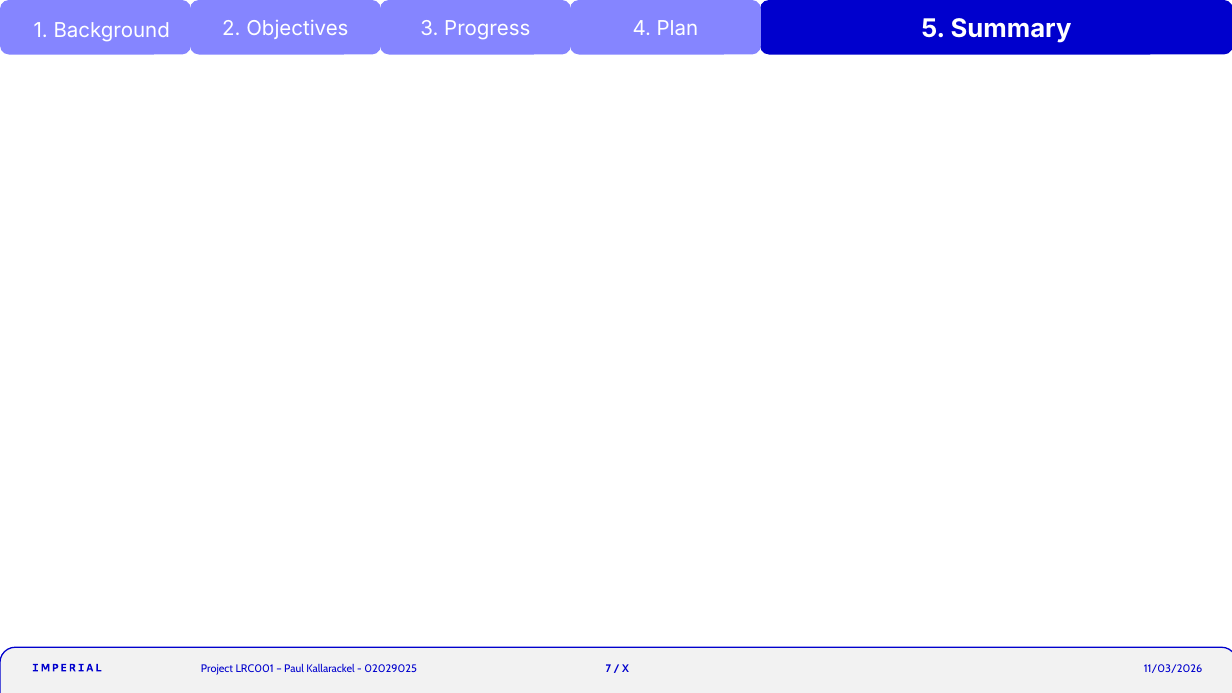
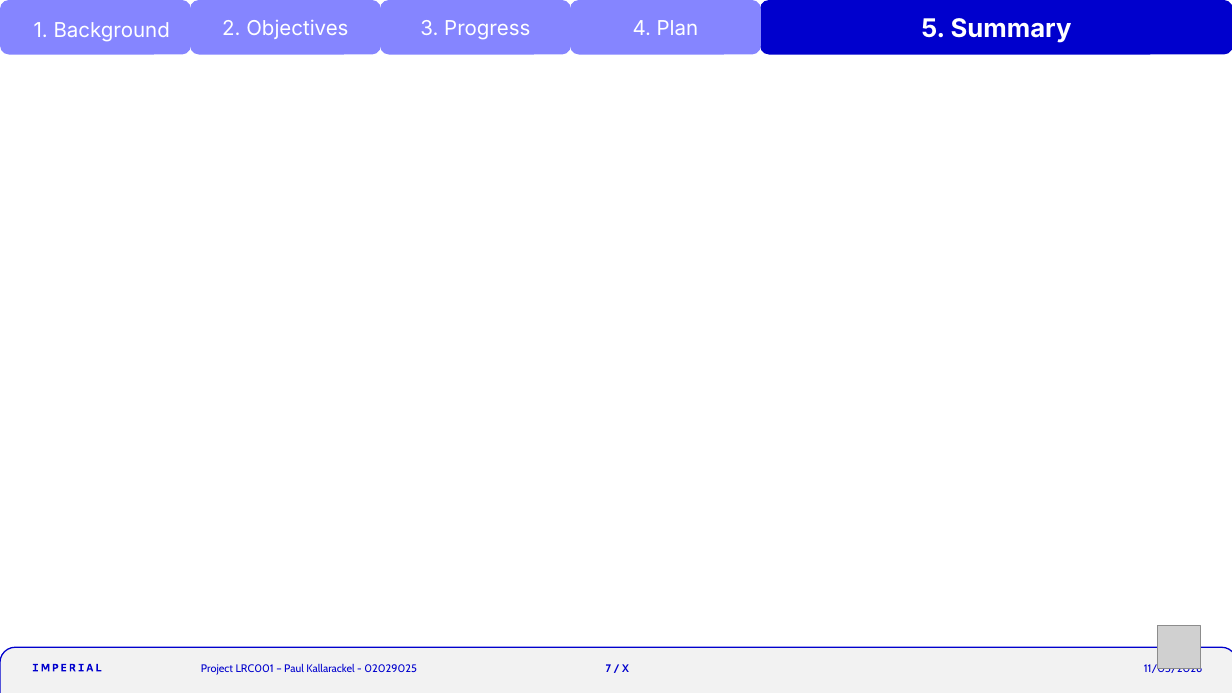
Before and after one commit to krackalackel02/FYP-Interim, a slide deck: slide 7 of Interim.pptx. Drawn at 1232x693 pixels with LibreOffice and Linux fonts; fonts in the diff are those of the drawing; grey boxes stand for pictures. Boxes give left, top, right and bottom in pixels: in the first picture for what was removed or moved away, otherwise in the second. Text is boxed around its words. In the diff, an @@ line names an element or a change of style, - is before the commit and + after.

```diff
--- a/Interim.pptx
+++ b/Interim.pptx
@@ picture added at box(1158, 626, 1201, 668) @@
@@ rounded rectangle removed at box(0, 647, 1232, 693) @@
@@ rounded rectangle added at box(0, 647, 1232, 693), fill #F2F2F2, outline #0000CD 1 pt @@
```
Also in this commit, not shown: 5 other slides changed, 2 slides added, 1 other file.
